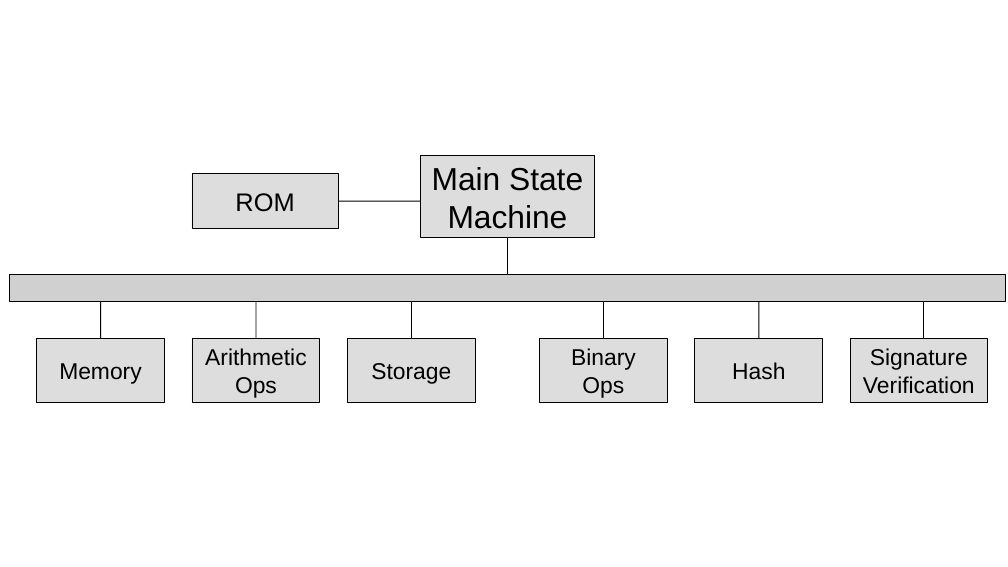
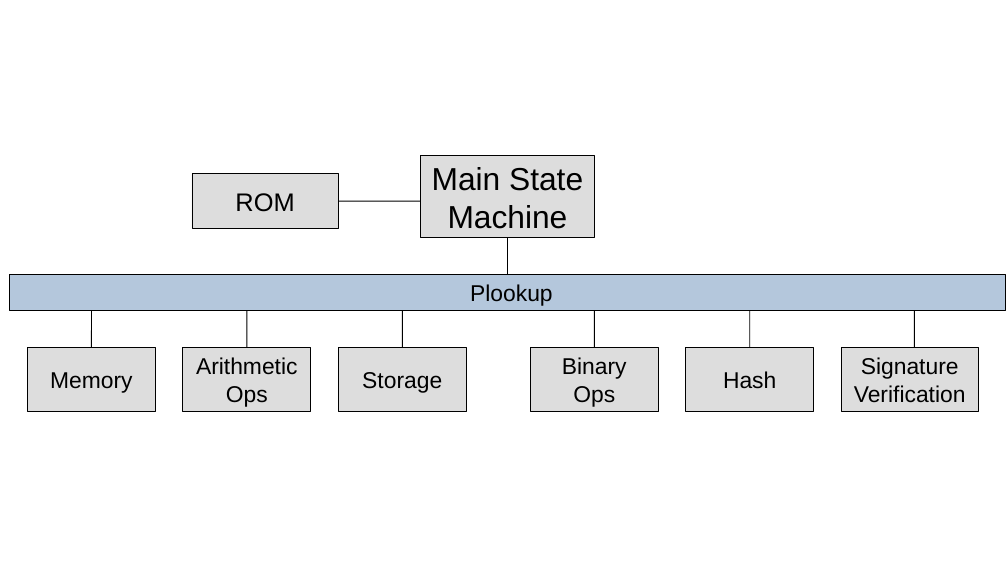
Before and after one commit to vanshwassan/zkevm-doc, a slide deck: slide 1 of slides/zkEVM/architecture/figures/microVM-architecture.odp. Drawn at 1008x567 pixels with LibreOffice and Linux fonts; fonts in the diff are those of the drawing; grey boxes stand for pictures. Boxes give left, top, right and bottom in pixels: in the first picture for what was removed or moved away, otherwise in the second. Text is boxed around its words. In the diff, an @@ line names an element or a change of style, - is before the commit and + after.

Commit message:
Major reorganization and renaming of zkvm slides

```diff
--- a/slides/zkEVM/architecture/figures/microVM-architecture.odp
+++ b/slides/zkEVM/architecture/figures/microVM-architecture.odp
@@ picture removed at [9,274,1006,302] @@
@@ rectangle added at [9,274,1006,311], fill #B4C7DC, outline #000000 0.71 pt @@
@@ text added at [470,284,553,306], 18 pt, text #000000 @@
+Plookup
@@ 6 rectangles, 6 lines: place and size @@
-6 rectangles, 6 lines at [37,302,988,402]
+6 rectangles, 6 lines at [27,311,979,412]
```
Also in this commit, not shown: 8 other files.
